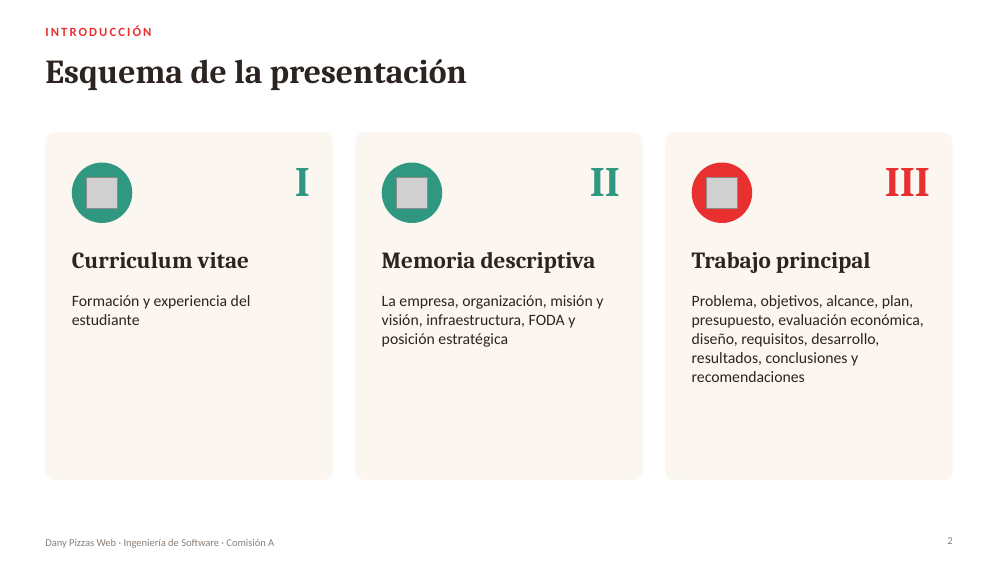
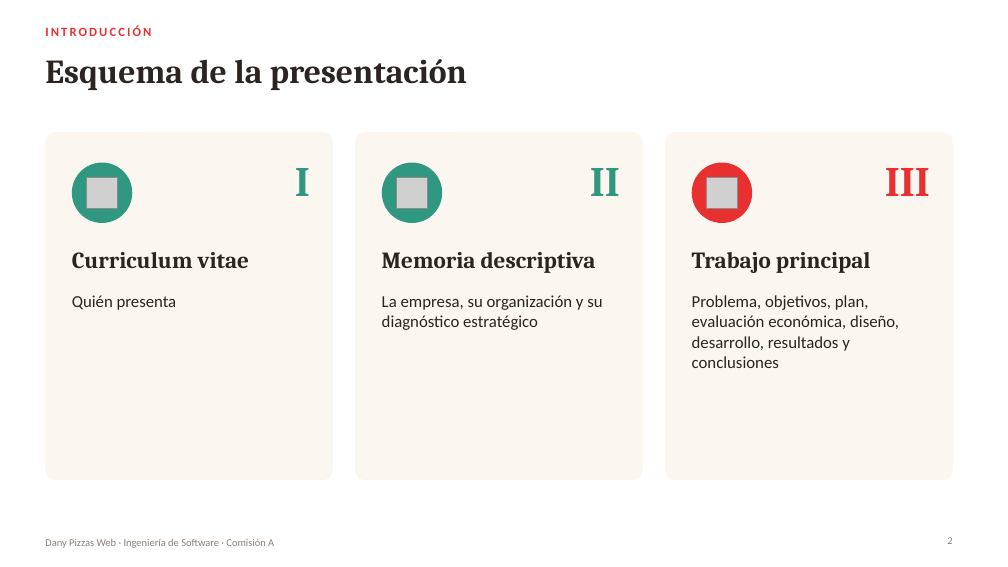
Before and after one commit to CastroMaximo/DanyPizzas, a slide deck: slide 2 of docs/presentacion/DanyPizzas_Presentacion.pptx. Drawn at 1008x567 pixels with LibreOffice and Linux fonts; fonts in the diff are those of the drawing; grey boxes stand for pictures. Boxes give left, top, right and bottom in pixels: in the first picture for what was removed or moved away, otherwise in the second. Text is boxed around its words. In the diff, an @@ line names an element or a change of style, - is before the commit and + after.

```diff
--- a/docs/presentacion/DanyPizzas_Presentacion.pptx
+++ b/docs/presentacion/DanyPizzas_Presentacion.pptx
@@ text at <box>72,295,177,310</box>: text changed; size 15 to 16 pt @@
-Formación y experiencia del estudiante
+Quién presenta
@@ text at <box>382,295,602,330</box>: text changed; size 15 to 16 pt @@
-La empresa, organización, misión y visión, infraestructura, FODA y posición estratégica
+La empresa, su organización y su diagnóstico estratégico
@@ text at <box>692,295,899,368</box>: text changed; size 15 to 16 pt @@
-Problema, objetivos, alcance, plan, presupuesto, evaluación económica, diseño, requisitos, desarrollo, resultados, conclusiones y recomendaciones
+Problema, objetivos, plan, evaluación económica, diseño, desarrollo, resultados y conclusiones
```
Also in this commit, not shown: 10 other slides changed, 19 slides added, 21 slides removed, 3 other files.
